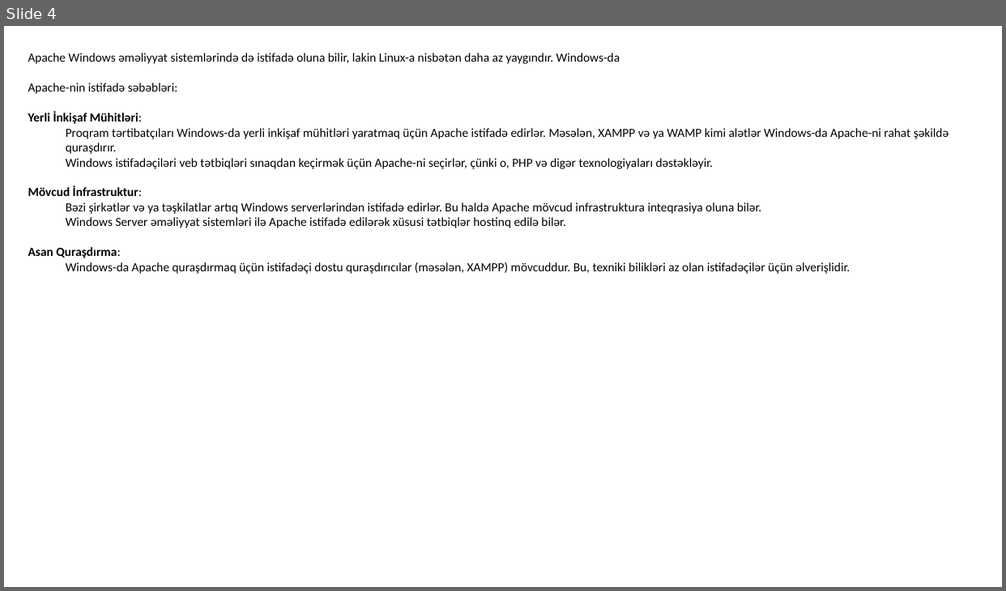
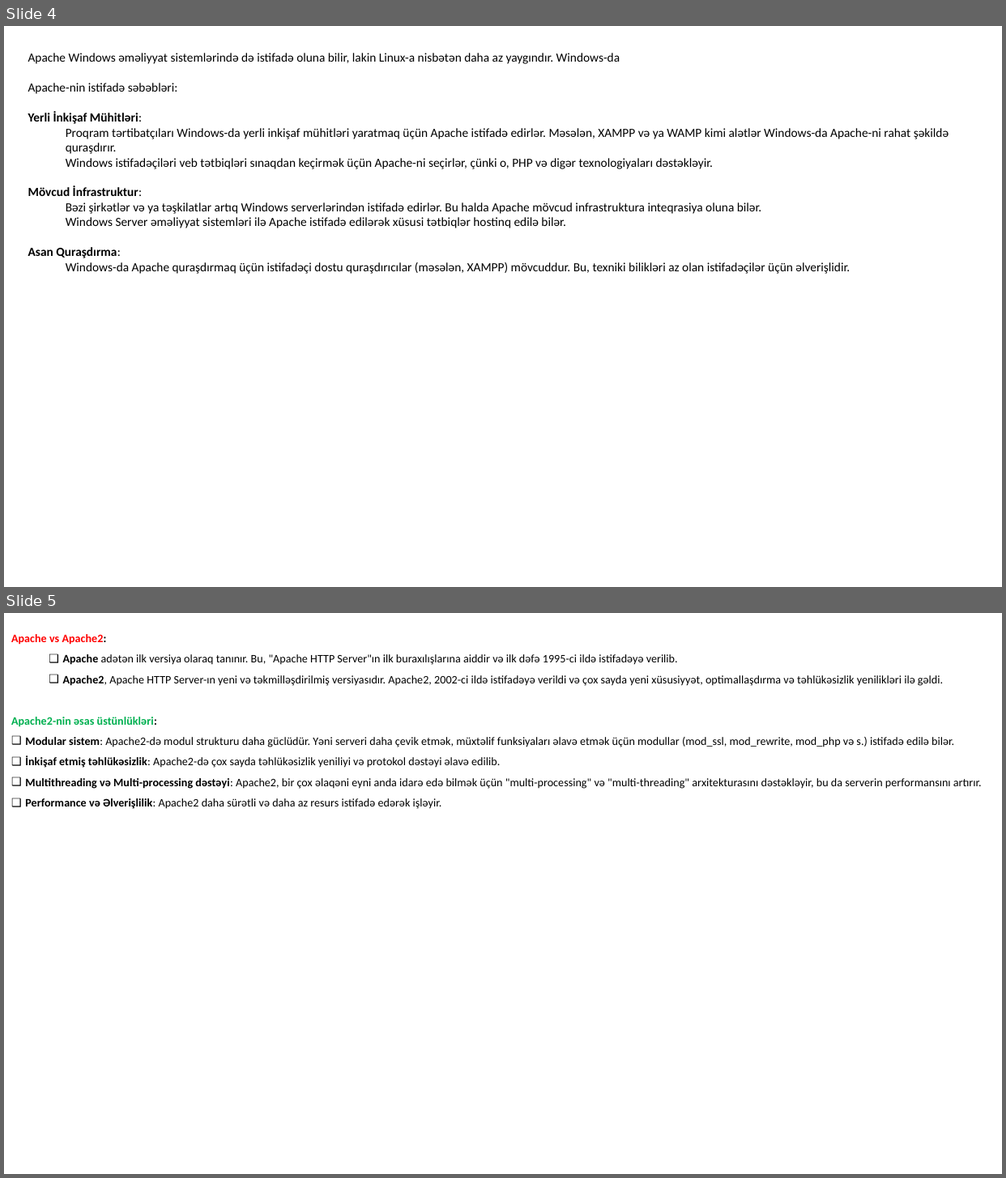
Before and after one commit to codeurient/DevOps, a slide deck: .lessons/Servers/2 Apache vs Nginx/1.pptx. Shown one above the other, each under a label of ours: slide 4 before the commit, slides 4 and 5 after it. The pictures are 1006x591 and 1006x1178 pixels, drawn with LibreOffice and Linux fonts; fonts in the diff are those of the drawing. Boxes give left, top, right and bottom in pixels: in the first picture for what was removed or moved away, otherwise in the second. Text is boxed around its words. In the diff, an @@ line names an element or a change of style, - is before the commit and + after.

Commit message:
performance

```diff
--- a/.lessons/Servers/2 Apache vs Nginx/1.pptx
+++ b/.lessons/Servers/2 Apache vs Nginx/1.pptx
@@ slide 5 added at (x1=4, y1=613, x2=1002, y2=1174), background #FFFFFF @@
@@ text added at (x1=11, y1=634, x2=982, y2=809), 11 pt, text #000000 @@
+Apache vs Apache2:
+  ❑ Apache adətən ilk versiya olaraq tanınır. Bu, "Apache HTTP Server"ın ilk buraxılışlarına aiddir və ilk dəfə 1995-ci ildə istifadəyə verilib.
+  ❑ Apache2, Apache HTTP Server-ın yeni və təkmilləşdirilmiş versiyasıdır. Apache2, 2002-ci ildə istifadəyə verildi və çox sayda yeni xüsusiyyət, optimallaşdırma və təhlükəsizlik yenilikləri ilə gəldi.
+Apache2-nin əsas üstünlükləri:
+❑ Modular sistem: Apache2-də modul strukturu daha güclüdür. Yəni serveri daha çevik etmək, müxtəlif funksiyaları əlavə etmək üçün modullar (mod_ssl, mod_rewrite, mod_php və s.) istifadə edilə bilər.
+❑ İnkişaf etmiş təhlükəsizlik: Apache2-də çox sayda təhlükəsizlik yeniliyi və protokol dəstəyi əlavə edilib.
+❑ Multithreading və Multi-processing dəstəyi: Apache2, bir çox əlaqəni eyni anda idarə edə bilmək üçün "multi-processing" və "multi-threading" arxitekturasını dəstəkləyir, bu da serverin performansını artırır.
+❑ Performance və Əlverişlilik: Apache2 daha sürətli və daha az resurs istifadə edərək işləyir.
```
Also in this commit, not shown: 4 other slides added, 6 other files.
